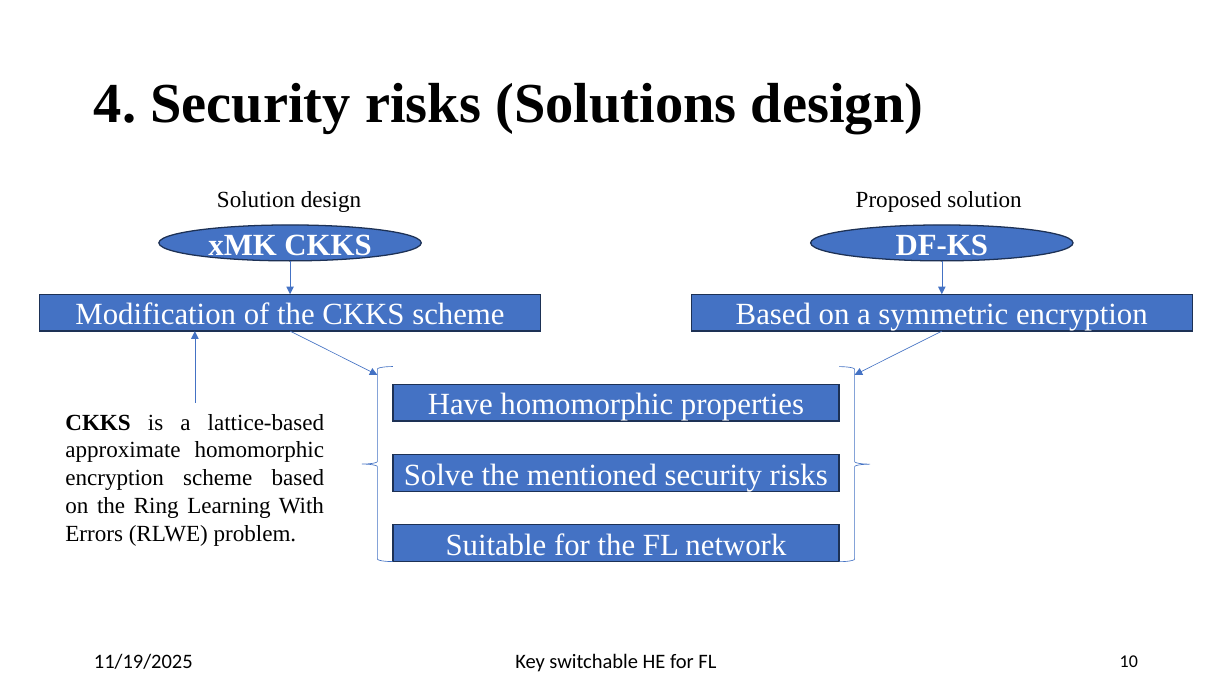
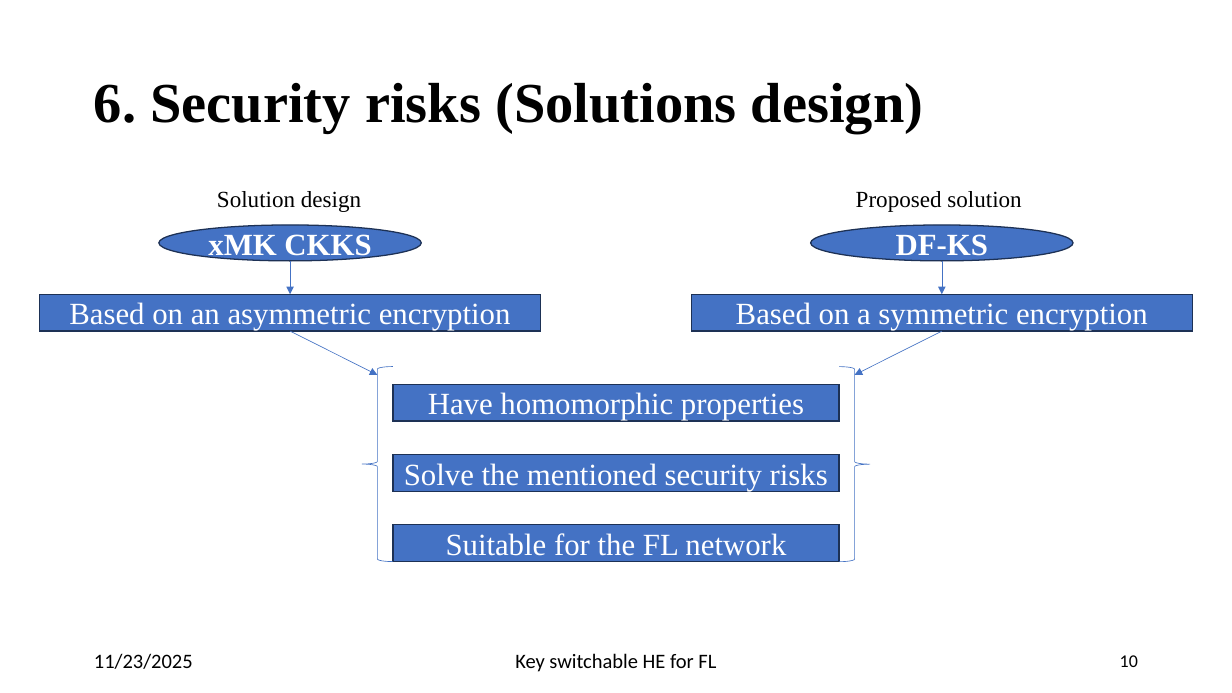
Before and after one commit to pyb0b/master-thesis-report, a slide deck: slide 10 of Final Presentation.pptx. Drawn at 1232x693 pixels with LibreOffice and Linux fonts; fonts in the diff are those of the drawing. Boxes give left, top, right and bottom in pixels: in the first picture for what was removed or moved away, otherwise in the second. Text is boxed around its words. In the diff, an @@ line names an element or a change of style, - is before the commit and + after.

```diff
--- a/Final Presentation.pptx
+++ b/Final Presentation.pptx
@@ title at (x1=94, y1=82, x2=923, y2=133): text changed @@
-4. Security risks (Solutions design)
+6. Security risks (Solutions design)
@@ text in rectangle at (x1=69, y1=302, x2=511, y2=331): text changed @@
-Modification of the CKKS scheme
+Based on an asymmetric encryption
@@ arrow removed from (195, 403) to (195, 331) @@
@@ text removed at (x1=65, y1=414, x2=325, y2=546) @@
-CKKS is a lattice-based approximate homomorphic encryption scheme based on the Ring Learning With Errors (RLWE) problem.
@@ text at (x1=94, y1=653, x2=193, y2=669): text changed @@
-11/19/2025
+11/23/2025
```
Also in this commit, not shown: 17 other slides changed, 5 slides added, 1 slide removed.
